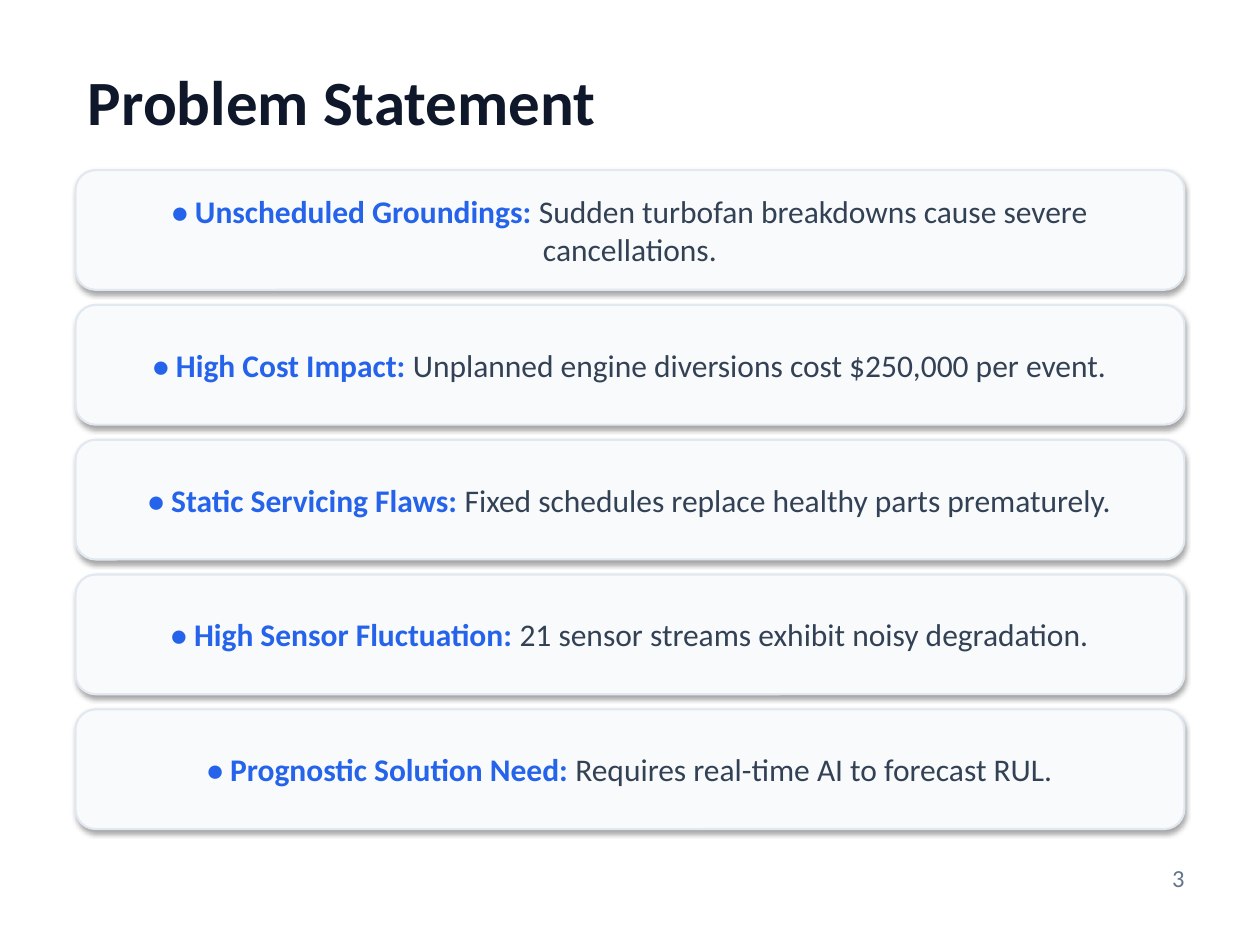
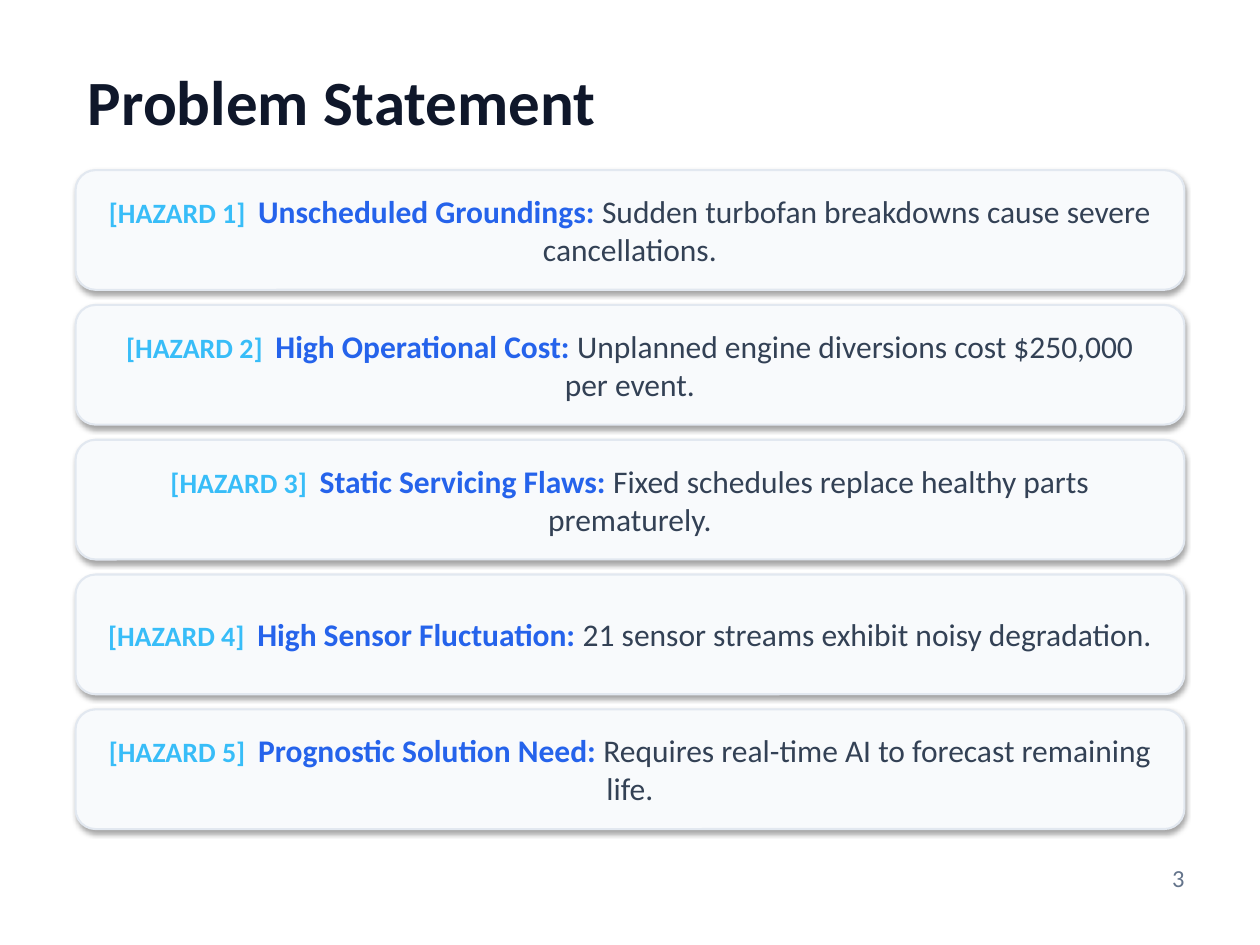
Before and after one commit to PiyushTiwari2051/Predictive-Master, a slide deck: slide 3 of Internship Presentation PPTs Template Final.pptx. Drawn at 1260x945 pixels with LibreOffice and Linux fonts; fonts in the diff are those of the drawing. Boxes give left, top, right and bottom in pixels: in the first picture for what was removed or moved away, otherwise in the second. Text is boxed around its words. In the diff, an @@ line names an element or a change of style, - is before the commit and + after.

Commit message:
Apply PowerPoint Designer AI layout engine rules with card grids, icon indicators, and zero blank space

```diff
--- a/Internship Presentation PPTs Template Final.pptx
+++ b/Internship Presentation PPTs Template Final.pptx
@@ text in rounded rectangle at box(109, 201, 1151, 262): text changed @@
-• Unscheduled Groundings: Sudden turbofan breakdowns cause severe cancellations.
+[HAZARD 1] Unscheduled Groundings: Sudden turbofan breakdowns cause severe cancellations.
@@ text in rounded rectangle at box(126, 336, 1132, 401): text changed @@
-• High Cost Impact: Unplanned engine diversions cost $250,000 per event.
+[HAZARD 2] High Operational Cost: Unplanned engine diversions cost $250,000 per event.
@@ text in rounded rectangle at box(170, 471, 1088, 536): text changed @@
-• Static Servicing Flaws: Fixed schedules replace healthy parts prematurely.
+[HAZARD 3] Static Servicing Flaws: Fixed schedules replace healthy parts prematurely.
@@ text in rounded rectangle at box(108, 624, 1151, 652): text changed @@
-• High Sensor Fluctuation: 21 sensor streams exhibit noisy degradation.
+[HAZARD 4] High Sensor Fluctuation: 21 sensor streams exhibit noisy degradation.
@@ text in rounded rectangle at box(109, 740, 1151, 800): text changed @@
-• Prognostic Solution Need: Requires real-time AI to forecast RUL.
+[HAZARD 5] Prognostic Solution Need: Requires real-time AI to forecast remaining life.
```
Also in this commit, not shown: 13 other slides changed, 1 other file.
